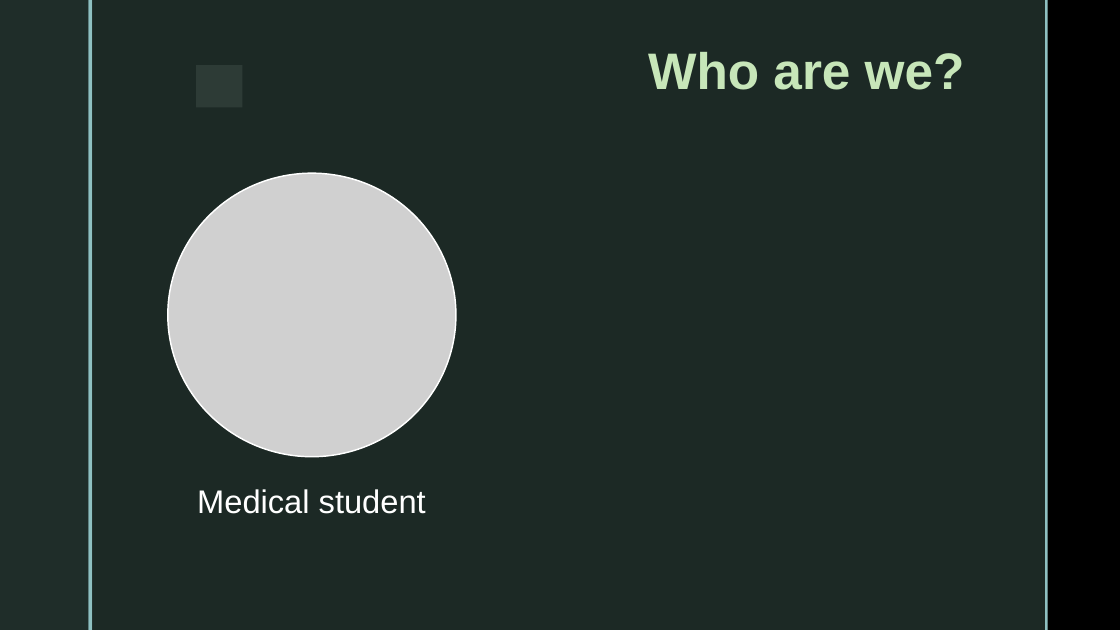
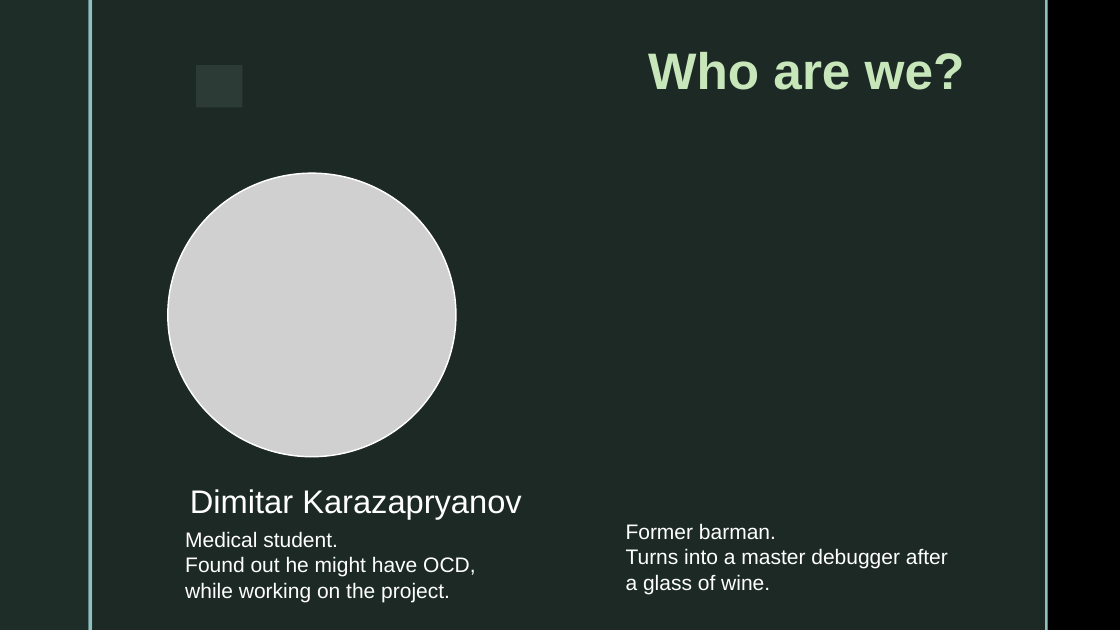
Before and after one commit to DimitarKaraz/Finance-Tracker, a slide deck: slide 2 of Finance Tracker Web Application.pptx. Drawn at 1120x630 pixels with LibreOffice and Linux fonts; fonts in the diff are those of the drawing; grey boxes stand for pictures; background and template pictures are left out. Boxes give left, top, right and bottom in pixels: in the first picture for what was removed or moved away, otherwise in the second. Text is boxed around its words. In the diff, an @@ line names an element or a change of style, - is before the commit and + after.

```diff
--- a/Finance Tracker Web Application.pptx
+++ b/Finance Tracker Web Application.pptx
@@ text added at [190,489,521,519], 28 pt, text #FFFFFF @@
+Dimitar Karazapryanov
@@ text removed at [197,489,426,514] @@
-Medical student
@@ text added at [185,531,475,602], 18 pt, text #FFFFFF @@
+Medical student.
+Found out he might have OCD, while working on the project.
@@ text added at [626,523,948,594], 18 pt, text #FFFFFF @@
+Former barman.
+Turns into a master debugger after a glass of wine.
```
Also in this commit, not shown: 1 other slide changed, 2 other files.
